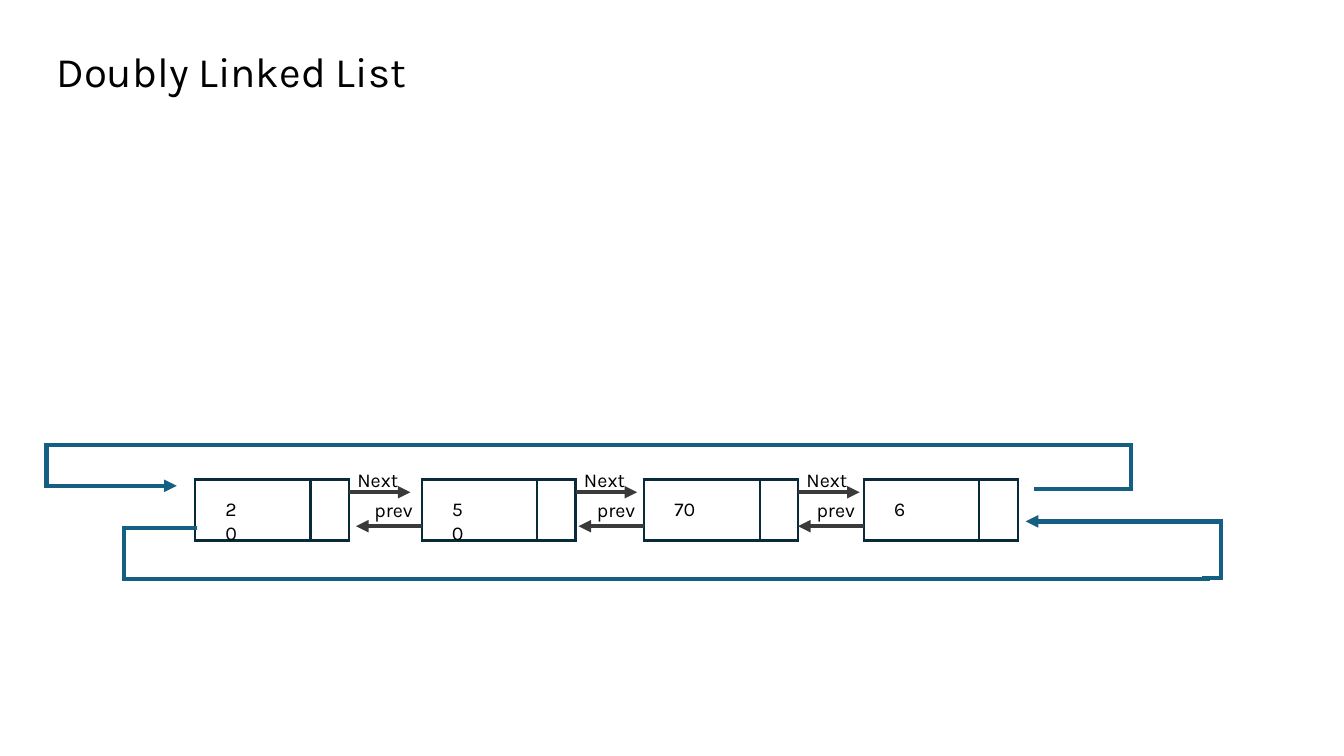
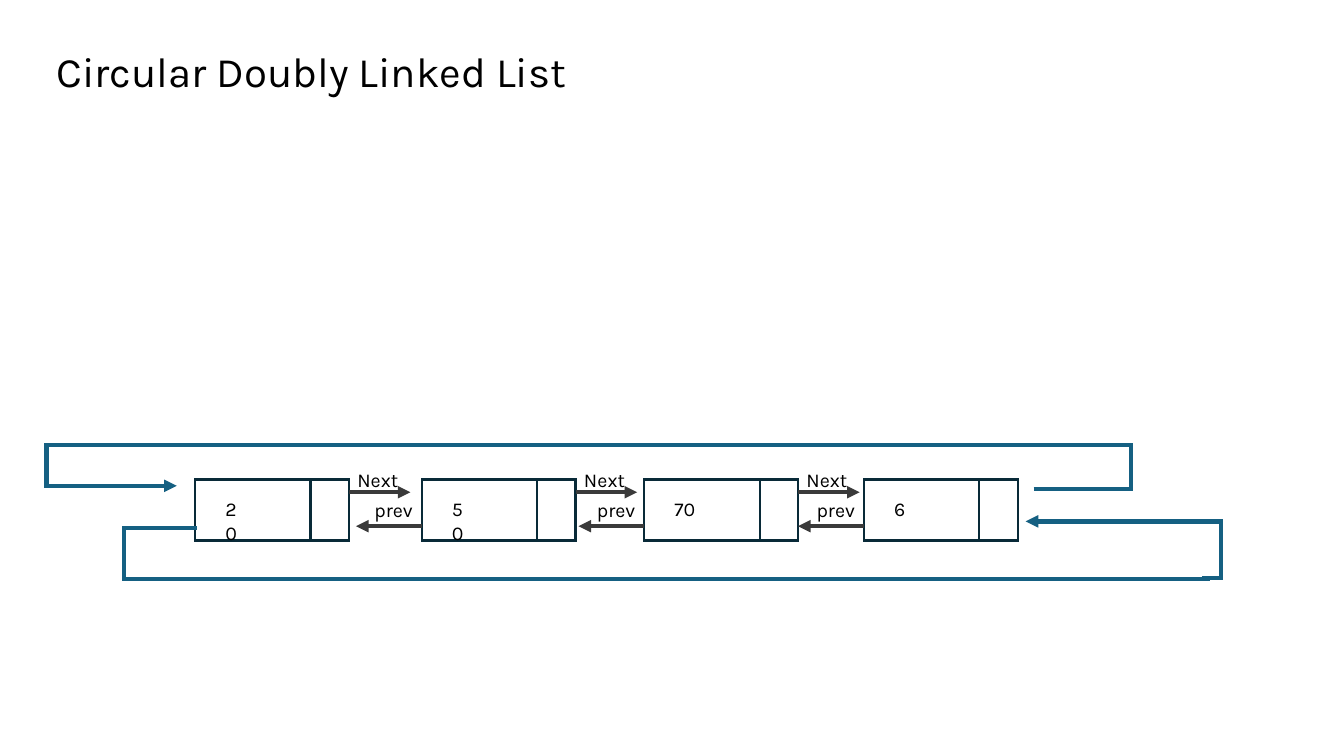
Before and after one commit to hossames/Ds-Course-Matrials, a slide deck: slide 40 of LinkedList/linked list week.pptx (slide 42 before the commit). Drawn at 1344x756 pixels with LibreOffice and Linux fonts; fonts in the diff are those of the drawing. Boxes give left, top, right and bottom in pixels: in the first picture for what was removed or moved away, otherwise in the second. Text is boxed around its words. In the diff, an @@ line names an element or a change of style, - is before the commit and + after.

```diff
--- a/LinkedList/linked list week.pptx
+++ b/LinkedList/linked list week.pptx
@@ text at [56,58,566,98]: text changed @@
-Doubly Linked List
+Circular Doubly Linked List
```
Also in this commit, not shown: 5 other slides changed, 3 slides removed.
